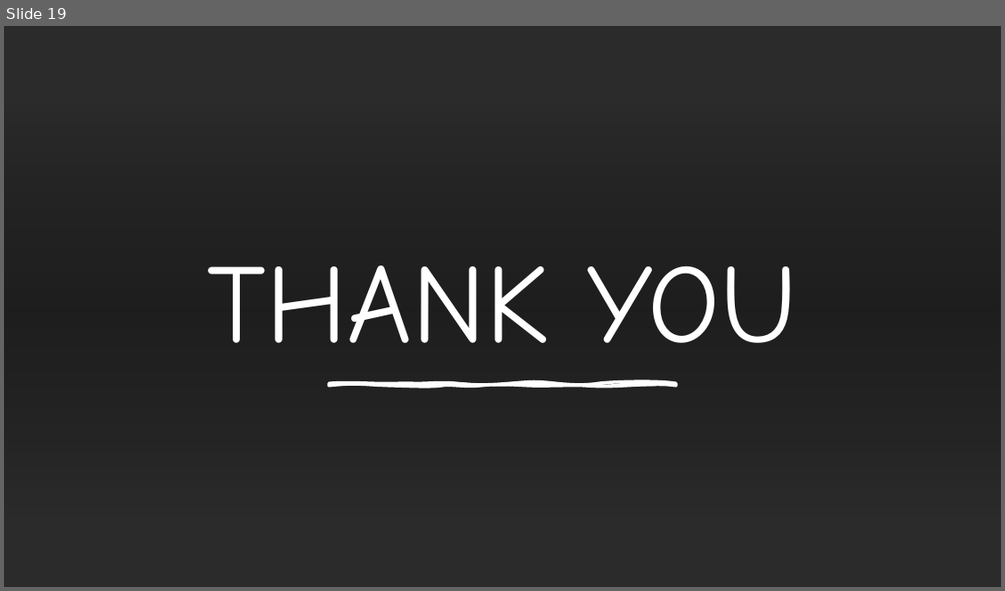
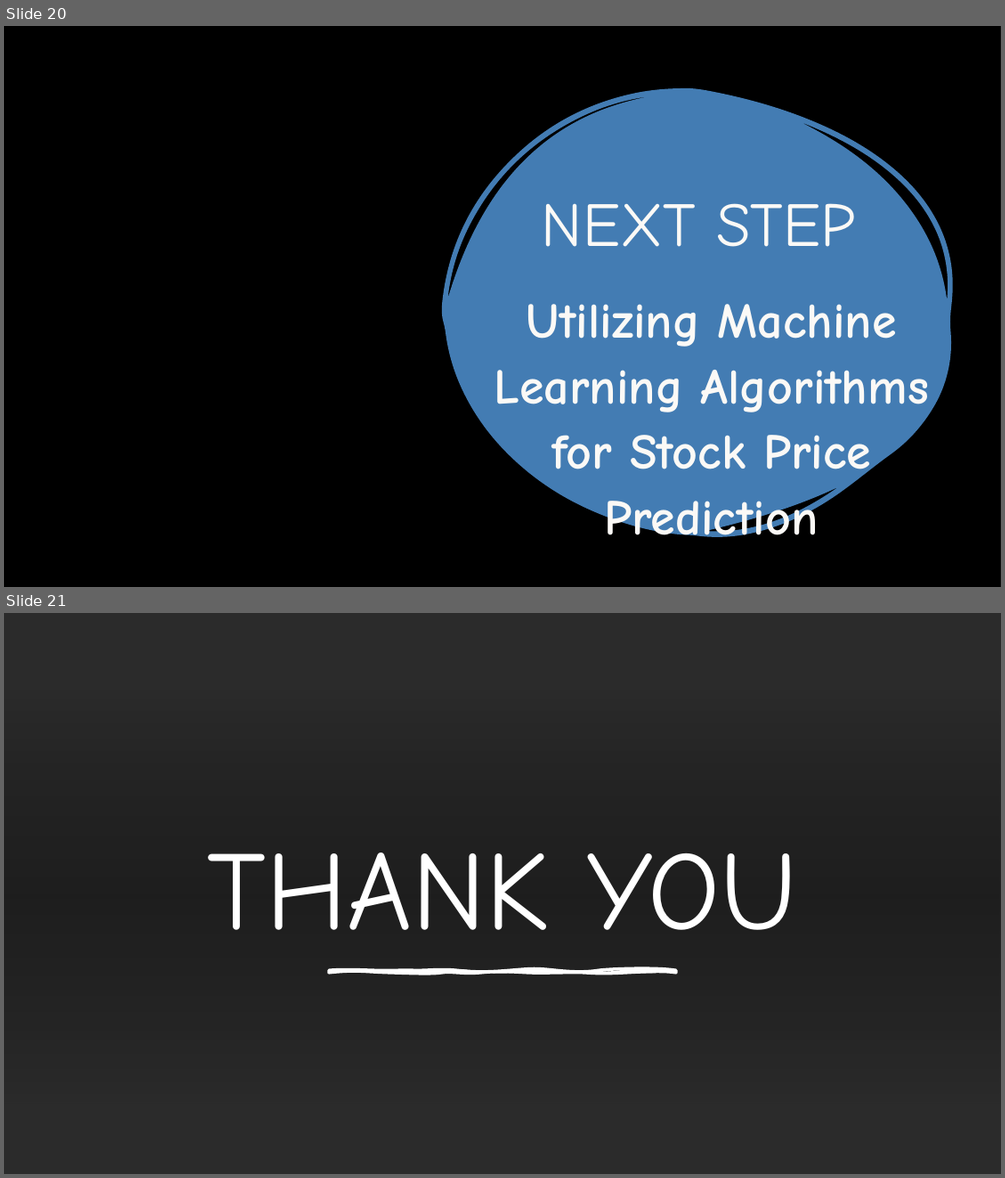
Before and after one commit to emiwuwu/PyFAANG-Stock-Analysis, a slide deck: PyFAANG Slides.pptx. Shown one above the other, each under a label of ours: slide 19 before the commit, slides 20 and 21 after it. The pictures are 1005x591 and 1005x1178 pixels, drawn with LibreOffice and Linux fonts; fonts in the diff are those of the drawing; background and template pictures are left out; a plain dark background stands for a picture behind light text. Boxes give left, top, right and bottom in pixels: in the first picture for what was removed or moved away, otherwise in the second. Text is boxed around its words. In the diff, an @@ line names an element or a change of style, - is before the commit and + after.

```diff
--- a/PyFAANG Slides.pptx
+++ b/PyFAANG Slides.pptx
@@ slide 20 added at [4,26,1001,587], background picture (left out) @@
@@ rectangle added at [4,26,1001,587], fill #000000 @@
@@ freeform shape added at [442,88,953,537], fill #437CB3 @@
@@ title added at [542,203,856,247], 60 pt, text #FBF9F6 @@
+NEXT STEP
@@ freeform shape added at [526,280,872,281], fill #437CB3, outline #437CB3 3 pt @@
@@ text added at [494,304,929,551], 48 pt, text #FBF9F6, bold @@
+Utilizing Machine Learning Algorithms for Stock Price Prediction
@@ what was slide 19 is now slide 21 @@
```
Also in this commit, not shown: 3 slides changed, 1 other slide added, 1 other file.
